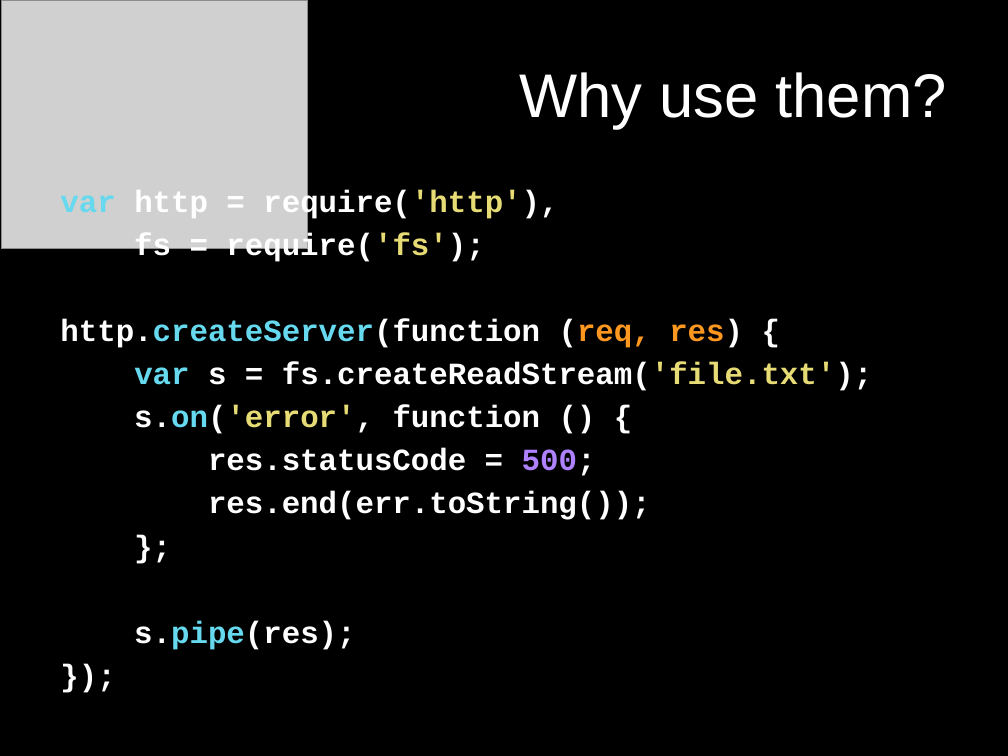
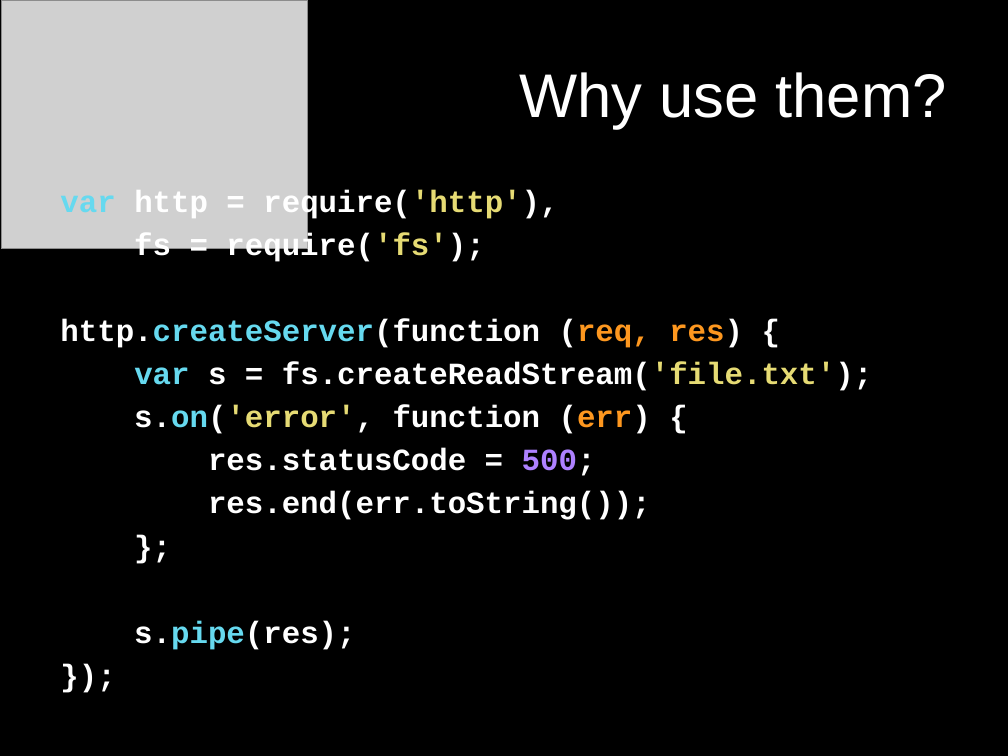
Before and after one commit to mattpodwysocki/nodedublin-examples, a slide deck: slide 14 of nodedublin.pptx. Drawn at 1008x756 pixels with LibreOffice and Linux fonts; fonts in the diff are those of the drawing; grey boxes stand for pictures. Boxes give left, top, right and bottom in pixels: in the first picture for what was removed or moved away, otherwise in the second. Text is boxed around its words. In the diff, an @@ line names an element or a change of style, - is before the commit and + after.

```diff
--- a/nodedublin.pptx
+++ b/nodedublin.pptx
@@ text at <box>134,405,651,434</box>: text changed @@
-s.on('error', function () {
+s.on('error', function (err) {
```
Also in this commit, not shown: 2 other slides changed, 7 other files.
